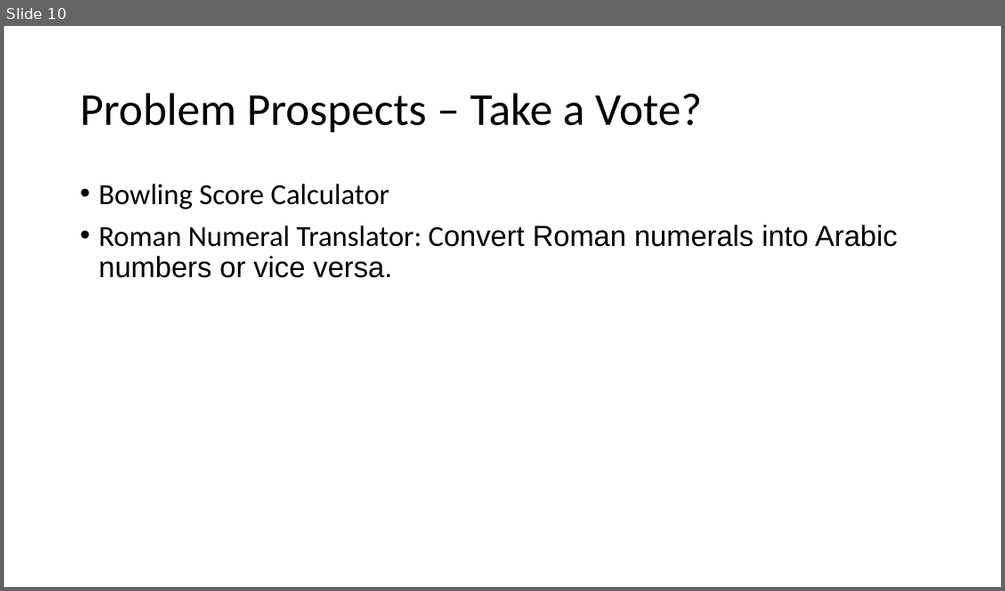
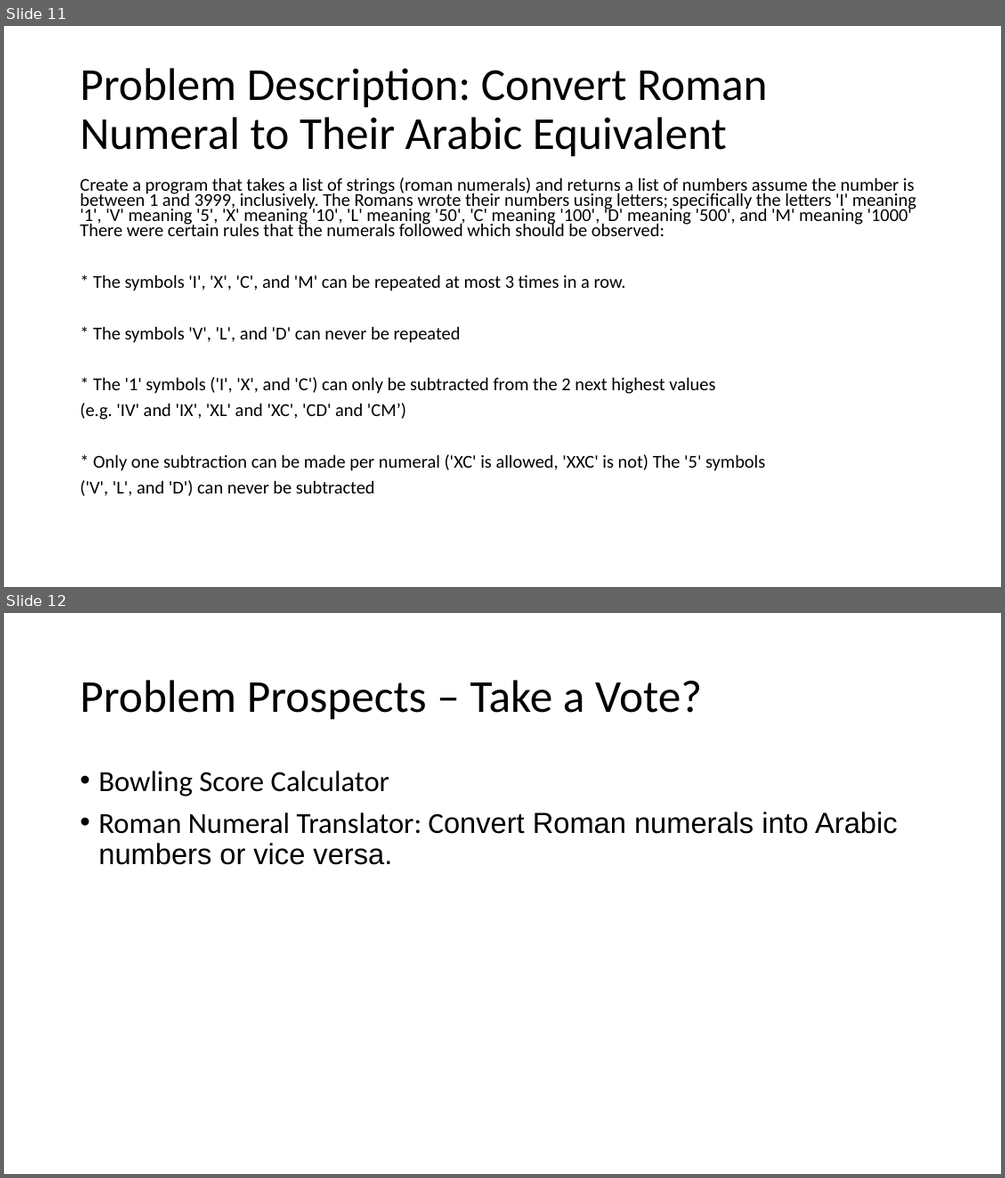
Before and after one commit to jonathan-r-jones/Mob-Programming-Demo, a slide deck: mob.pptx. Shown one above the other, each under a label of ours: slide 10 before the commit, slides 11 and 12 after it. The pictures are 1005x591 and 1005x1178 pixels, drawn with LibreOffice and Linux fonts; fonts in the diff are those of the drawing. Boxes give left, top, right and bottom in pixels: in the first picture for what was removed or moved away, otherwise in the second. Text is boxed around its words. In the diff, an @@ line names an element or a change of style, - is before the commit and + after.

```diff
--- a/mob.pptx
+++ b/mob.pptx
@@ slide 11 added at bbox=[4, 26, 1001, 587], background #FFFFFF @@
@@ title added at bbox=[80, 68, 767, 157], 44 pt, text #000000 @@
+Problem Description: Convert Roman Numeral to Their Arabic Equivalent
@@ text added at bbox=[80, 177, 916, 496], 17.5 pt, text #000000 @@
+Create a program that takes a list of strings (roman numerals) and returns a list of numbers assume the number is between 1 and 3999, inclusively. The Romans wrote their numbers using letters; specifically the letters 'I' meaning '1', 'V' meaning '5', 'X' meaning '10', 'L' meaning '50', 'C' meaning '100', 'D' meaning '500', and 'M' meaning '1000' There were certain rules that the numerals followed which should be observed:
+* The symbols 'I', 'X', 'C', and 'M' can be repeated at most 3 times in a row.
+* The symbols 'V', 'L', and 'D' can never be repeated
+* The '1' symbols ('I', 'X', and 'C') can only be subtracted from the 2 next highest values
+(e.g. 'IV' and 'IX', 'XL' and 'XC', 'CD' and 'CM’)
+* Only one subtraction can be made per numeral ('XC' is allowed, 'XXC' is not) The '5' symbols
+('V', 'L', and 'D') can never be subtracted
@@ what was slide 10 is now slide 12 @@
```
Also in this commit, not shown: 3 slides changed.
